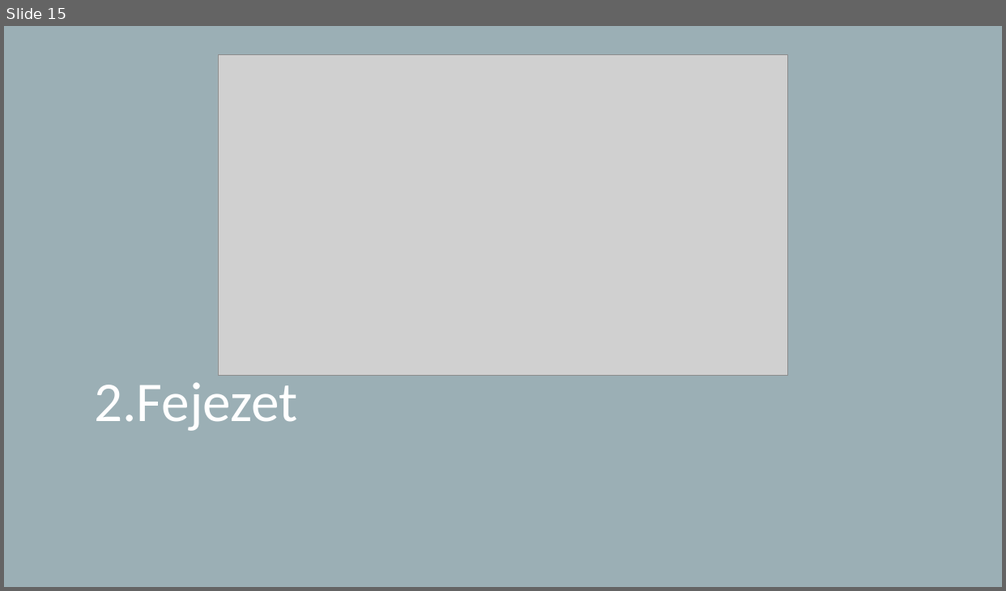
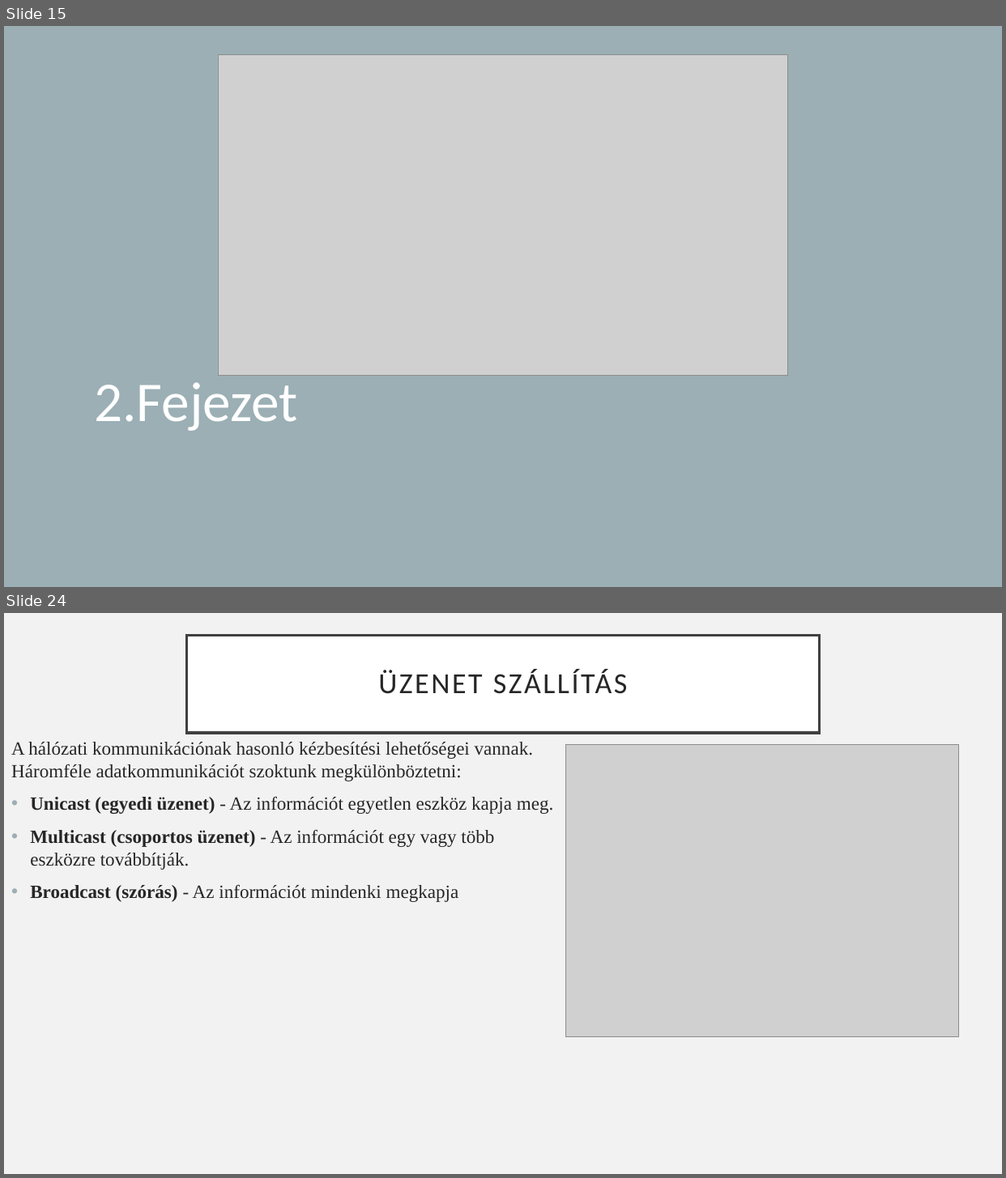
Before and after one commit to Feenc/sulishtml, a slide deck: cisco/cisco2.pptx. Shown one above the other, each under a label of ours: slide 15 before the commit, slides 15 and 24 after it; the slides between them are not shown. The pictures are 1006x591 and 1006x1178 pixels, drawn with LibreOffice and Linux fonts; fonts in the diff are those of the drawing; grey boxes stand for pictures. Boxes give left, top, right and bottom in pixels: in the first picture for what was removed or moved away, otherwise in the second. Text is boxed around its words. In the diff, an @@ line names an element or a change of style, - is before the commit and + after.

```diff
--- a/cisco/cisco2.pptx
+++ b/cisco/cisco2.pptx
@@ slide 24 added at [4,613,1002,1174], background #F2F2F2 @@
@@ title added at [187,636,819,733], fill #FFFFFF, outline #404040 2.5 pt, 28 pt, text #262626 @@
+ÜZENET SZÁLLÍTÁS
@@ text added at [11,742,553,902], 18 pt, text #262626 @@
+A hálózati kommunikációnak hasonló kézbesítési lehetőségei vannak. Háromféle adatkommunikációt szoktunk megkülönböztetni:
+• Unicast (egyedi üzenet) - Az információt egyetlen eszköz kapja meg.
+• Multicast (csoportos üzenet) - Az információt egy vagy több eszközre továbbítják.
+• Broadcast (szórás) - Az információt mindenki megkapja
@@ picture added at [566,744,958,1037] @@
```
Also in this commit, not shown: 5 slides changed, 5 other slides added.
